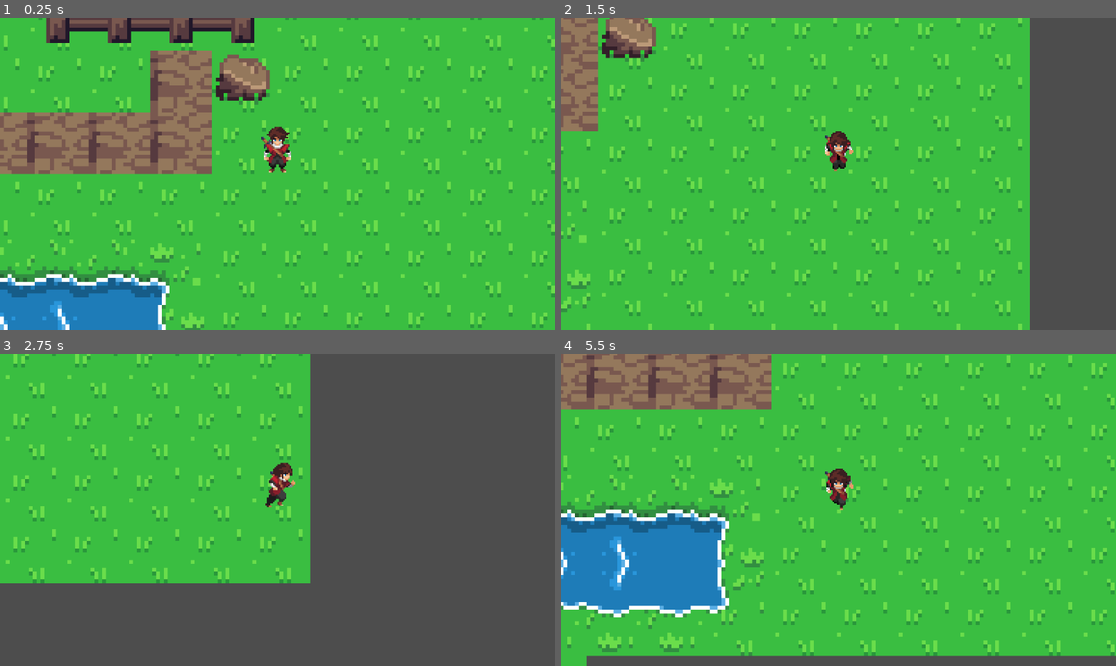
Above: before the commit, frames 1-4 (two rows, left to right).
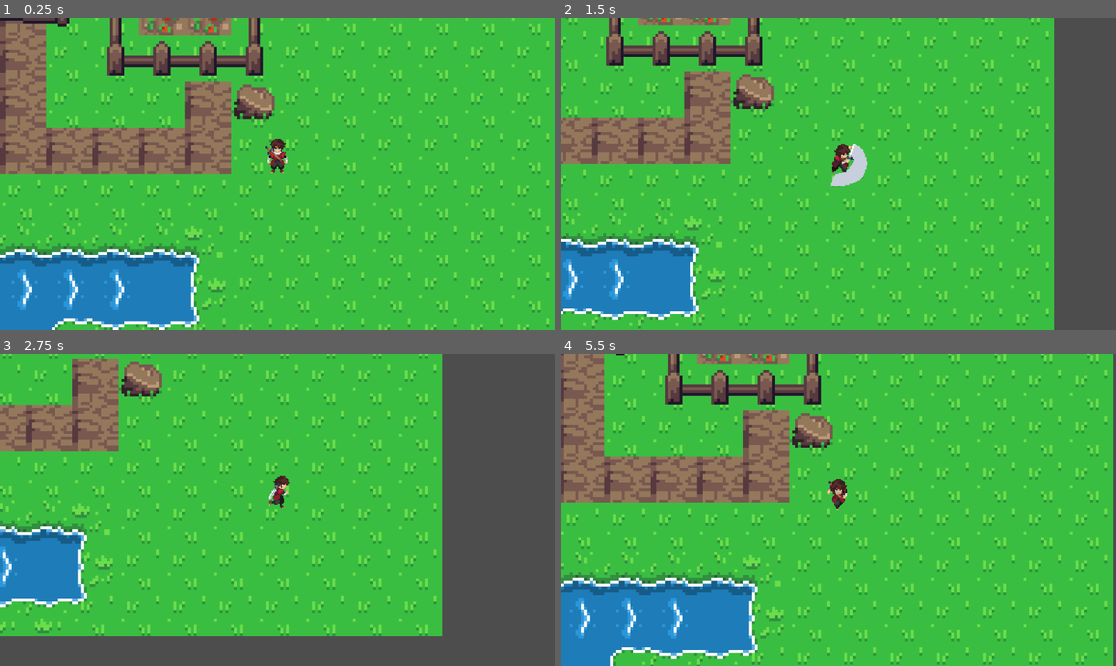
Above: after the commit, the same moments.

Repository: ToNartoy/n-world
Game: Godot game, scene res://Sceny/main.tscn
The game is run twice, just before and just after one commit, with the same random seed, the same clock (stepped at 60 frames per second) and the same inputs.
Inputs (mouse positions are in pixels of both pictures, inside the frame that each line leads up to):
- Up to frame 1 (0.25 s): no input
- Up to frame 2 (1.5 s): move the mouse to (960, 158) at 0.52 s; press the mouse at (960, 158) at 0.53 s; hold D (move_right) 0.53-1.28 s; move the mouse to (727, 189) at 1.27 s; release the mouse at (727, 189) at 1.28 s; hold S (move_down) from 1.28 s (still down); click (727, 189) at 1.35 s
- Up to frame 3 (2.75 s): move the mouse to (333, 441) at 2.02 s; release S (move_down) at 2.03 s; press the mouse at (333, 441) at 2.03 s; hold D (move_right) from 2.03 s (still down)
- Up to frame 4 (5.5 s): move the mouse to (810, 572) at 2.77 s; release D (move_right) at 2.78 s; release the mouse at (810, 572) at 2.78 s; hold W (move_up) 2.78-3.53 s; click (810, 572) at 2.85 s; move the mouse to (1005, 556) at 3.52 s; press the mouse at (1005, 556) at 3.53 s; hold A (move_left) 3.53-5.03 s; move the mouse to (672, 463) at 4.27 s; release the mouse at (672, 463) at 4.28 s; click (672, 463) at 4.35 s; move the mouse to (866, 510) at 5.02 s; press the mouse at (866, 510) at 5.03 s; hold S (move_down) from 5.03 s (still down)

The runs differ from the first frame. In frame 1, 33% of the frame differs, in the area x 0-100%, y 0-100%; in frame 2, 33%; in frame 3, 45%, in the area x 0-80%, y 0-91%; in frame 4, 44%.

Commit message:
added attack animation

Diff:
--- /dev/null
+++ b/Sceny/enemy1.tscn
@@ -0,0 +1,48 @@
+[gd_scene load_steps=7 format=3 uid="uid://du5wjqjivwwuk"]
+
+[ext_resource type="Texture2D" uid="uid://c0vv1w1edpj35" path="res://Graphics/Enemy_1/Orc1/With_shadow/orc1_idle_with_shadow.png" id="1_4h5d5"]
+
+[sub_resource type="AtlasTexture" id="AtlasTexture_2e504"]
+atlas = ExtResource("1_4h5d5")
+region = Rect2(0, 0, 64, 64)
+
+[sub_resource type="AtlasTexture" id="AtlasTexture_3hkp2"]
+atlas = ExtResource("1_4h5d5")
+region = Rect2(64, 0, 64, 64)
+
+[sub_resource type="AtlasTexture" id="AtlasTexture_p2elx"]
+atlas = ExtResource("1_4h5d5")
+region = Rect2(128, 0, 64, 64)
+
+[sub_resource type="AtlasTexture" id="AtlasTexture_6gm18"]
+atlas = ExtResource("1_4h5d5")
+region = Rect2(192, 0, 64, 64)
+
+[sub_resource type="SpriteFrames" id="SpriteFrames_tt47w"]
+animations = [{
+"frames": [{
+"duration": 1.0,
+"texture": SubResource("AtlasTexture_2e504")
+}, {
+"duration": 1.0,
+"texture": SubResource("AtlasTexture_3hkp2")
+}, {
+"duration": 1.0,
+"texture": SubResource("AtlasTexture_p2elx")
+}, {
+"duration": 1.0,
+"texture": SubResource("AtlasTexture_6gm18")
+}],
+"loop": true,
+"name": &"idle_down",
+"speed": 10.0
+}]
+
+[node name="enemy1" type="Node2D"]
+
+[node name="AnimatedSprite2D" type="AnimatedSprite2D" parent="."]
+position = Vector2(0, -10)
+sprite_frames = SubResource("SpriteFrames_tt47w")
+animation = &"idle_down"
+frame = 2
+frame_progress = 0.4917242
--- a/Sceny/main.tscn
+++ b/Sceny/main.tscn
@@ -1027,10 +1027,9 @@
 [node name="Main" type="Node2D"]
 
 [node name="Player1" parent="." instance=ExtResource("2_rx770")]
-position = Vector2(1, 0)
 
 [node name="Camera2D" type="Camera2D" parent="Player1"]
-zoom = Vector2(8, 8)
+zoom = Vector2(6, 6)
 
 [node name="TileMap" type="TileMap" parent="."]
 tile_set = SubResource("TileSet_mcbmc")
--- a/Sceny/player1.tscn
+++ b/Sceny/player1.tscn
@@ -1,15 +1,147 @@
-[gd_scene load_steps=76 format=3 uid="uid://divvdcaihguk"]
+[gd_scene load_steps=112 format=3 uid="uid://divvdcaihguk"]
 
 [ext_resource type="Texture2D" uid="uid://dnn04a5jyeamy" path="res://Graphics/hero/Sprites/IDLE/idle_down.png" id="1_5371f"]
 [ext_resource type="Script" uid="uid://b3mq3jipo51yd" path="res://Scripts/player1.gd" id="1_prvno"]
+[ext_resource type="Texture2D" uid="uid://yurnyn4dklro" path="res://Graphics/hero/Sprites/ATTACK 1/attack1_down.png" id="2_b8nqn"]
 [ext_resource type="Texture2D" uid="uid://s5eiru12i0yf" path="res://Graphics/hero/Sprites/IDLE/idle_left.png" id="3_0te3p"]
+[ext_resource type="Texture2D" uid="uid://cn563cqulc8ws" path="res://Graphics/hero/Sprites/ATTACK 1/attack1_left.png" id="3_ci8uy"]
 [ext_resource type="Texture2D" uid="uid://dg3f7j4t7rywm" path="res://Graphics/hero/Sprites/RUN/run_down.png" id="3_gavdl"]
 [ext_resource type="Texture2D" uid="uid://de8m2r1eo6smw" path="res://Graphics/hero/Sprites/IDLE/idle_right.png" id="4_b8nqn"]
+[ext_resource type="Texture2D" uid="uid://b27e6ibr3aw7d" path="res://Graphics/hero/Sprites/ATTACK 1/attack1_right.png" id="4_d8cbt"]
 [ext_resource type="Texture2D" uid="uid://dr1s4lq8ra80w" path="res://Graphics/hero/Sprites/RUN/run_right.png" id="4_duk8m"]
 [ext_resource type="Texture2D" uid="uid://b0gktn5xkn2b7" path="res://Graphics/hero/Sprites/IDLE/idle_up.png" id="5_dab51"]
+[ext_resource type="Texture2D" uid="uid://qwj4357w4nld" path="res://Graphics/hero/Sprites/ATTACK 1/attack1_up.png" id="5_r3ew5"]
 [ext_resource type="Texture2D" uid="uid://dxarxpq7htua0" path="res://Graphics/hero/Sprites/RUN/run_left.png" id="7_uyta5"]
 [ext_resource type="Texture2D" uid="uid://gj7c7mqd4ymt" path="res://Graphics/hero/Sprites/RUN/run_up.png" id="9_ci8uy"]
 
+[sub_resource type="AtlasTexture" id="AtlasTexture_dqcpw"]
+atlas = ExtResource("2_b8nqn")
+region = Rect2(0, 0, 96, 80)
+
+[sub_resource type="AtlasTexture" id="AtlasTexture_41o5l"]
+atlas = ExtResource("2_b8nqn")
+region = Rect2(96, 0, 96, 80)
+
+[sub_resource type="AtlasTexture" id="AtlasTexture_1ggh0"]
+atlas = ExtResource("2_b8nqn")
+region = Rect2(192, 0, 96, 80)
+
+[sub_resource type="AtlasTexture" id="AtlasTexture_geowm"]
+atlas = ExtResource("2_b8nqn")
+region = Rect2(288, 0, 96, 80)
+
+[sub_resource type="AtlasTexture" id="AtlasTexture_kvkmj"]
+atlas = ExtResource("2_b8nqn")
+region = Rect2(384, 0, 96, 80)
+
+[sub_resource type="AtlasTexture" id="AtlasTexture_m1pnh"]
+atlas = ExtResource("2_b8nqn")
+region = Rect2(480, 0, 96, 80)
+
+[sub_resource type="AtlasTexture" id="AtlasTexture_u0h32"]
+atlas = ExtResource("2_b8nqn")
+region = Rect2(576, 0, 96, 80)
+
+[sub_resource type="AtlasTexture" id="AtlasTexture_le0r5"]
+atlas = ExtResource("2_b8nqn")
+region = Rect2(672, 0, 96, 80)
+
+[sub_resource type="AtlasTexture" id="AtlasTexture_68hhl"]
+atlas = ExtResource("3_ci8uy")
+region = Rect2(0, 0, 96, 80)
+
+[sub_resource type="AtlasTexture" id="AtlasTexture_vjsvh"]
+atlas = ExtResource("3_ci8uy")
+region = Rect2(96, 0, 96, 80)
+
+[sub_resource type="AtlasTexture" id="AtlasTexture_q2y63"]
+atlas = ExtResource("3_ci8uy")
+region = Rect2(192, 0, 96, 80)
+
+[sub_resource type="AtlasTexture" id="AtlasTexture_63vyj"]
+atlas = ExtResource("3_ci8uy")
+region = Rect2(288, 0, 96, 80)
+
+[sub_resource type="AtlasTexture" id="AtlasTexture_0f3st"]
+atlas = ExtResource("3_ci8uy")
+region = Rect2(384, 0, 96, 80)
+
+[sub_resource type="AtlasTexture" id="AtlasTexture_rw2p8"]
+atlas = ExtResource("3_ci8uy")
+region = Rect2(480, 0, 96, 80)
+
+[sub_resource type="AtlasTexture" id="AtlasTexture_2yc1l"]
+atlas = ExtResource("3_ci8uy")
+region = Rect2(576, 0, 96, 80)
+
+[sub_resource type="AtlasTexture" id="AtlasTexture_bws3g"]
+atlas = ExtResource("3_ci8uy")
+region = Rect2(672, 0, 96, 80)
+
+[sub_resource type="AtlasTexture" id="AtlasTexture_h2eg0"]
+atlas = ExtResource("4_d8cbt")
+region = Rect2(0, 0, 96, 80)
+
+[sub_resource type="AtlasTexture" id="AtlasTexture_17qxx"]
+atlas = ExtResource("4_d8cbt")
+region = Rect2(96, 0, 96, 80)
+
+[sub_resource type="AtlasTexture" id="AtlasTexture_jn6pp"]
+atlas = ExtResource("4_d8cbt")
+region = Rect2(192, 0, 96, 80)
+
+[sub_resource type="AtlasTexture" id="AtlasTexture_fwhj4"]
+atlas = ExtResource("4_d8cbt")
+region = Rect2(288, 0, 96, 80)
+
+[sub_resource type="AtlasTexture" id="AtlasTexture_l8bfq"]
+atlas = ExtResource("4_d8cbt")
+region = Rect2(384, 0, 96, 80)
+
+[sub_resource type="AtlasTexture" id="AtlasTexture_sbbct"]
+atlas = ExtResource("4_d8cbt")
+region = Rect2(480, 0, 96, 80)
+
+[sub_resource type="AtlasTexture" id="AtlasTexture_3pkd8"]
+atlas = ExtResource("4_d8cbt")
+region = Rect2(576, 0, 96, 80)
+
+[sub_resource type="AtlasTexture" id="AtlasTexture_x00ok"]
+atlas = ExtResource("4_d8cbt")
+region = Rect2(672, 0, 96, 80)
+
+[sub_resource type="AtlasTexture" id="AtlasTexture_n6ymy"]
+atlas = ExtResource("5_r3ew5")
+region = Rect2(0, 0, 96, 80)
+
+[sub_resource type="AtlasTexture" id="AtlasTexture_n5731"]
+atlas = ExtResource("5_r3ew5")
+region = Rect2(96, 0, 96, 80)
+
+[sub_resource type="AtlasTexture" id="AtlasTexture_66xwu"]
+atlas = ExtResource("5_r3ew5")
+region = Rect2(192, 0, 96, 80)
+
+[sub_resource type="AtlasTexture" id="AtlasTexture_q1yw7"]
+atlas = ExtResource("5_r3ew5")
+region = Rect2(288, 0, 96, 80)
+
+[sub_resource type="AtlasTexture" id="AtlasTexture_u2452"]
+atlas = ExtResource("5_r3ew5")
+region = Rect2(384, 0, 96, 80)
+
+[sub_resource type="AtlasTexture" id="AtlasTexture_tpiio"]
+atlas = ExtResource("5_r3ew5")
+region = Rect2(480, 0, 96, 80)
+
+[sub_resource type="AtlasTexture" id="AtlasTexture_6cno6"]
+atlas = ExtResource("5_r3ew5")
+region = Rect2(576, 0, 96, 80)
+
+[sub_resource type="AtlasTexture" id="AtlasTexture_4auol"]
+atlas = ExtResource("5_r3ew5")
+region = Rect2(672, 0, 96, 80)
+
 [sub_resource type="AtlasTexture" id="AtlasTexture_prvno"]
 atlas = ExtResource("1_5371f")
 region = Rect2(0, 0, 96, 80)
@@ -268,6 +400,122 @@
 
 [sub_resource type="SpriteFrames" id="SpriteFrames_b8nqn"]
 animations = [{
+"frames": [{
+"duration": 1.0,
+"texture": SubResource("AtlasTexture_dqcpw")
+}, {
+"duration": 1.0,
+"texture": SubResource("AtlasTexture_41o5l")
+}, {
+"duration": 1.0,
+"texture": SubResource("AtlasTexture_1ggh0")
+}, {
+"duration": 1.0,
+"texture": SubResource("AtlasTexture_geowm")
+}, {
+"duration": 1.0,
+"texture": SubResource("AtlasTexture_kvkmj")
+}, {
+"duration": 1.0,
+"texture": SubResource("AtlasTexture_m1pnh")
+}, {
+"duration": 1.0,
+"texture": SubResource("AtlasTexture_u0h32")
+}, {
+"duration": 1.0,
+"texture": SubResource("AtlasTexture_le0r5")
+}],
+"loop": false,
+"name": &"attack1_down",
+"speed": 20.0
+}, {
+"frames": [{
+"duration": 1.0,
+"texture": SubResource("AtlasTexture_68hhl")
+}, {
+"duration": 1.0,
+"texture": SubResource("AtlasTexture_vjsvh")
+}, {
+"duration": 1.0,
+"texture": SubResource("AtlasTexture_q2y63")
+}, {
+"duration": 1.0,
+"texture": SubResource("AtlasTexture_63vyj")
+}, {
+"duration": 1.0,
+"texture": SubResource("AtlasTexture_0f3st")
+}, {
+"duration": 1.0,
+"texture": SubResource("AtlasTexture_rw2p8")
+}, {
+"duration": 1.0,
+"texture": SubResource("AtlasTexture_2yc1l")
+}, {
+"duration": 1.0,
+"texture": SubResource("AtlasTexture_bws3g")
+}],
+"loop": false,
+"name": &"attack1_left",
+"speed": 20.0
+}, {
+"frames": [{
+"duration": 1.0,
+"texture": SubResource("AtlasTexture_h2eg0")
+}, {
+"duration": 1.0,
+"texture": SubResource("AtlasTexture_17qxx")
+}, {
+"duration": 1.0,
+"texture": SubResource("AtlasTexture_jn6pp")
+}, {
+"duration": 1.0,
+"texture": SubResource("AtlasTexture_fwhj4")
+}, {
+"duration": 1.0,
+"texture": SubResource("AtlasTexture_l8bfq")
+}, {
+"duration": 1.0,
+"texture": SubResource("AtlasTexture_sbbct")
+}, {
+"duration": 1.0,
+"texture": SubResource("AtlasTexture_3pkd8")
+}, {
+"duration": 1.0,
+"texture": SubResource("AtlasTexture_x00ok")
+}],
+"loop": false,
+"name": &"attack1_right",
+"speed": 20.0
+}, {
+"frames": [{
+"duration": 1.0,
+"texture": SubResource("AtlasTexture_n6ymy")
+}, {
+"duration": 1.0,
+"texture": SubResource("AtlasTexture_n5731")
+}, {
+"duration": 1.0,
+"texture": SubResource("AtlasTexture_66xwu")
+}, {
+"duration": 1.0,
+"texture": SubResource("AtlasTexture_q1yw7")
+}, {
+"duration": 1.0,
+"texture": SubResource("AtlasTexture_u2452")
+}, {
+"duration": 1.0,
+"texture": SubResource("AtlasTexture_tpiio")
+}, {
+"duration": 1.0,
+"texture": SubResource("AtlasTexture_6cno6")
+}, {
+"duration": 1.0,
+"texture": SubResource("AtlasTexture_4auol")
+}],
+"loop": false,
+"name": &"attack1_up",
+"speed": 20.0
+}, {
 "frames": [{
 "duration": 1.0,
 "texture": SubResource("AtlasTexture_prvno")
@@ -512,7 +760,7 @@
 position = Vector2(0, -7)
 scale = Vector2(0.384, 0.37087086)
 sprite_frames = SubResource("SpriteFrames_b8nqn")
-animation = &"run_up"
+animation = &"attack1_up"
 autoplay = "idle_down"
 
 [node name="CollisionShape2D" type="CollisionShape2D" parent="."]
--- a/Scripts/player1.gd
+++ b/Scripts/player1.gd
@@ -2,81 +2,134 @@
 
 # Prędkość ruchu w pikselach/sek.
 @export var speed: float = 60.0
-# Delikatne wygładzanie ruszania/hamowaaania:
+# Delikatne wygładzanie ruszania/hamowania:
 @export var accel: float = 2000.0
 @export var deccel: float = 2500.0
 
-# --- NOWE ZMIENNE DLA ANIMACJI ---
 # Referencja do węzła animacji (zmień nazwę, jeśli jest inna!)
 @onready var anim = $AnimatedSprite2D
 
 # Zmienna przechowująca ostatni kierunek, w którym patrzyła postać
-# Domyślnie patrzymy w dół (Vector2.DOWN to skrót na Vector2(0, 1))
 var last_direction = Vector2.DOWN
+
+# --- NOWA ZMIENNA STANU ATAKU ---
+# Blokuje inne animacje, gdy trwa atak
+var is_attacking = false
 # ----------------------------------
 
 
+# --- NOWA FUNKCJA _READY ---
+# Ta funkcja odpala się raz, na starcie gry
+func _ready() -> void:
+	# Łączymy sygnał "koniec animacji" z naszą nową funkcją.
+	# To jest kluczowe, by wiedzieć, kiedy atak się skończył.
+	# (Zakładam, że Twoje animacje ataku NIE są zapętlone!)
+	anim.animation_finished.connect(_on_animation_finished)
+# -----------------------------
+
+
+# --- NOWA FUNKCJA _INPUT ---
+# Ta funkcja przechwytuje zdarzenia (jak kliknięcia)
+func _input(event: InputEvent) -> void:
+	# Sprawdź, czy wcisnęliśmy akcję "attack" (lewy klik)
+	# ORAZ czy NIE jesteśmy już w trakcie ataku (zapobiega spamowi)
+	if event.is_action_pressed("attack") and not is_attacking:
+
+		# Ustawiamy flagę, że atakujemy
+		is_attacking = true
+
+		# Wybierz animację ataku na podstawie OSTATNIEGO KIERUNKU
+		# (Dokładnie ta sama logika co w 'idle')
+		if abs(last_direction.x) > abs(last_direction.y):
+			# Atak w lewo/prawo
+			if last_direction.x > 0:
+				anim.play("attack1_right")
+			else:
+				anim.play("attack1_left")
+		else:
+			# Atak w górę/dół
+			if last_direction.y > 0:
+				anim.play("attack1_down")
+			else:
+				anim.play("attack1_up")
+# -----------------------------
+
+
+# --- NOWA FUNKCJA SYGNAŁU ---
+# Ta funkcja zostanie automatycznie wywołana przez sygnał
+# 'animation_finished' z węzła AnimatedSprite2D
+func _on_animation_finished() -> void:
+	# Pobieramy nazwę animacji, która się właśnie skończyła
+	var anim_name = anim.animation
+
+	# Jeśli to była animacja ataku, resetujemy naszą flagę.
+	# Używamy 'begins_with', aby złapać "attack1_left", "attack1_right" itd.
+	if anim_name.begins_with("attack1_"):
+		is_attacking = false
+# -----------------------------
+
+
 func _physics_process(delta: float) -> void:
-	# Odczyt WSAD (Input Map)
-	var dir := Vector2(
-		Input.get_action_strength("move_right") - Input.get_action_strength("move_left"),
-		Input.get_action_strength("move_down") - Input.get_action_strength("move_up")
-	)
+	# --- MODYFIKACJA LOGIKI RUCHU ---
+	# Jeśli atakujemy, nie pozwól graczowi wybrać nowego kierunku
+	# Ale pozwól mu się ślizgać/hamować (jak w Twoim kodzie)
+	var dir = Vector2.ZERO
 
-	# --- LOGIKA RUCHU (Twoja oryginalna, jest świetna) ---
+	# Pozwól graczowi wybrać kierunek tylko jeśli NIE atakuje
+	if not is_attacking:
+		dir = Vector2(
+			Input.get_action_strength("move_right") - Input.get_action_strength("move_left"),
+			Input.get_action_strength("move_down") - Input.get_action_strength("move_up")
+		)
+
+	# --- LOGIKA RUCHU (Twoja oryginalna) ---
 	if dir.length() > 0.0:
 		dir = dir.normalized()
-		# Przyspieszanie do docelowej prędkości
 		velocity = velocity.move_toward(dir * speed, accel * delta)
 	else:
-		# Hamowanie, gdy nie wciskasz klawiszy
+		# Hamowanie (działa też podczas ataku, super!)
 		velocity = velocity.move_toward(Vector2.ZERO, deccel * delta)
 
-	# --- NOWA LOGIKA ANIMACJI ---
+	# --- AKTUALIZACJA ANIMACJI ---
+	# Ta funkcja teraz wie, że ma ignorować bieg/stanie
+	# jeśli 'is_attacking' jest aktywne
 	update_animation()
-	# -----------------------------
 
-	# Porusz i obsłuż kolizje
 	move_and_slide()
 
 
-# --- NOWA FUNKCJA DO ZARZĄDZANIA ANIMACJAMI ---
+# --- ZMODYFIKOWANA FUNKCJA ANIMACJI ---
 func update_animation():
-	# Sprawdzamy, czy postać FAKTYCZNIE się porusza (prędkość jest większa od 0)
-	# Używamy małej wartości (np. 10), aby uniknąć "drgania" animacji przy hamowaniu
+	# --- KLUCZOWA ZMIANA! ---
+	# Jeśli atakujemy, NIE RÓB NIC. Pozwól animacji ataku grać do końca.
+	if is_attacking:
+		return
+	# --------------------------
+
+	# Reszta kodu jest identyczna jak poprzednio
 	if velocity.length() > 10.0:
 		# Gracz się porusza.
-		# Zapisujemy jego kierunek, żeby wiedzieć, jak ma stanąć 'idle'
 		last_direction = velocity.normalized()
 
-		# Sprawdzamy, która oś (X czy Y) ma większą wartość,
-		# aby zdecydować, czy grać animację góra/dół czy lewo/prawo.
 		if abs(velocity.x) > abs(velocity.y):
-			# Ruch horyzontalny (lewo/prawo) jest silniejszy
 			if velocity.x > 0:
 				anim.play("run_right")
 			else:
 				anim.play("run_left")
 		else:
-			# Ruch wertykalny (góra/dół) jest silniejszy (lub równy)
 			if velocity.y > 0:
-				anim.play("run_down") # Twoja prośba dla klawisza 'S'
+				anim.play("run_down")
 			else:
 				anim.play("run_up")
 	else:
-		# Gracz stoi w miejscu (velocity jest bliskie zera).
-		# Odtwarzamy animację 'idle' na podstawie OSTATNIEGO kierunku,
-		# w którym się poruszał.
-
+		# Gracz stoi w miejscu.
 		if abs(last_direction.x) > abs(last_direction.y):
-			# Ostatni ruch był bardziej horyzontalny
 			if last_direction.x > 0:
 				anim.play("idle_right")
 			else:
 				anim.play("idle_left")
 		else:
-			# Ostatni ruch był bardziej wertykalny
 			if last_direction.y > 0:
-				anim.play("idle_down") # Twoja prośba dla 'stania po S'
+				anim.play("idle_down")
 			else:
 				anim.play("idle_up")
--- a/project.godot
+++ b/project.godot
@@ -40,6 +40,11 @@
 , Object(InputEventKey,"resource_local_to_scene":false,"resource_name":"","device":-1,"window_id":0,"alt_pressed":false …(186 unchanged characters)…
 ]
 }
+attack={
+"deadzone": 0.2,
+"events": [Object(InputEventMouseButton,"resource_local_to_scene":false,"resource_name":"","device":-1,"window_id":0,"alt_pressed":false,"shift_pressed":false,"ctrl_pressed":false,"meta_pressed":false,"button_mask":1,"position":Vector2(119, 8),"global_position":Vector2(128, 56),"factor":1.0,"button_index":1,"canceled":false,"pressed":true,"double_click":false,"script":null)
+]
+}
 
 [rendering]
 
